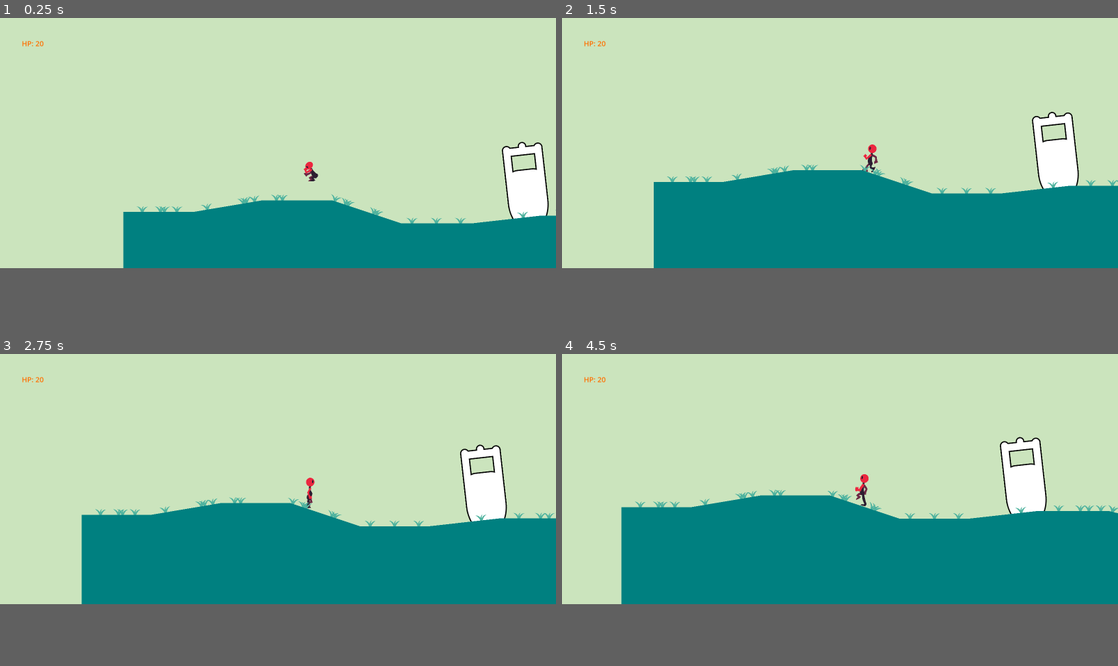
Above: before the commit, frames 1-4 (two rows, left to right).
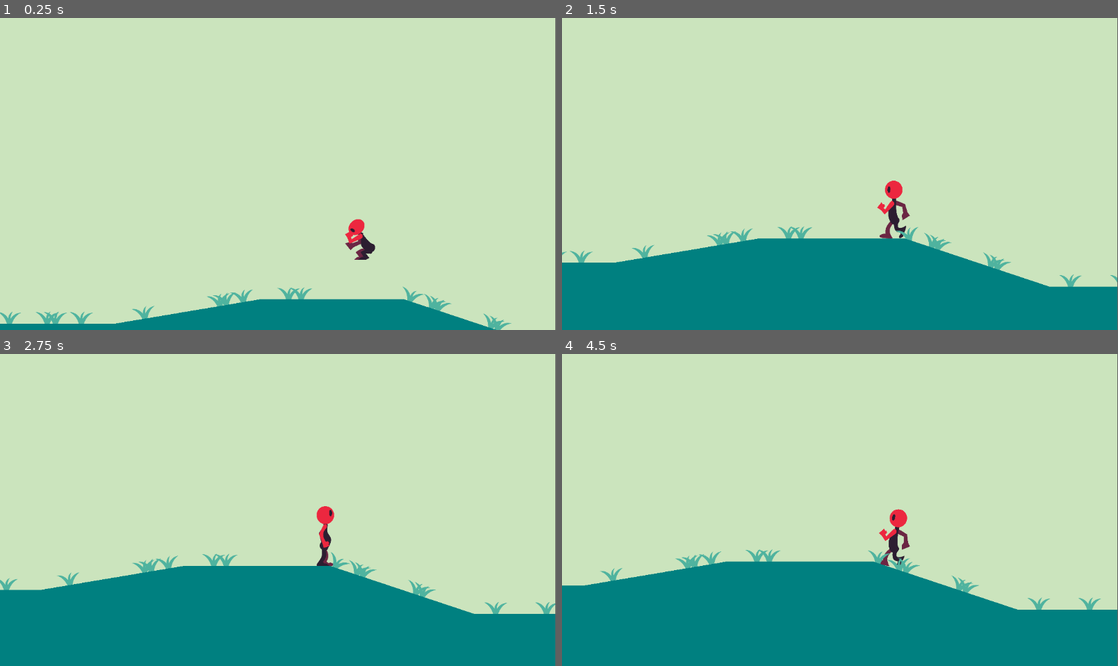
Above: after the commit, the same moments.

Repository: kir-55/TheArmheide
Game: Godot game, scene res://Scenes/Game.tscn
Two runs of this game, one before a commit and one after it. Both use one fixed random seed, a clock stepped at 60 frames per second and the inputs below.
Inputs (mouse positions are in pixels of both pictures, inside the frame that each line leads up to):
- Up to frame 1 (0.25 s): no input
- Up to frame 2 (1.5 s): move the mouse to (962, 130) at 0.52 s; press the mouse at (962, 130) at 0.53 s; move the mouse to (728, 155) at 1.27 s; release the mouse at (728, 155) at 1.28 s; click (728, 155) at 1.35 s
- Up to frame 3 (2.75 s): move the mouse to (333, 422) at 2.02 s; press the mouse at (333, 422) at 2.03 s
- Up to frame 4 (4.5 s): move the mouse to (812, 528) at 2.77 s; release the mouse at (812, 528) at 2.78 s; click (812, 528) at 2.85 s; move the mouse to (1006, 516) at 3.52 s; press the mouse at (1006, 516) at 3.53 s; move the mouse to (673, 441) at 4.27 s; release the mouse at (673, 441) at 4.28 s; click (673, 441) at 4.35 s
In our replay, the window is 800x360 before the commit and 799x449 after it. These sizes can differ from the game's own. Grey fills any space a smaller window leaves; there, only what the larger window draws over its background counts as a difference.

The runs differ from the first frame. In frame 1, 22% of the frame differs, in the area x 0-100%, y 7-100%; in frame 2, 22%; in frame 3, 22%; in frame 4, 24%, in the area x 0-100%, y 7-82%.

Commit message:
Added main house menu prototype

Diff:
--- a/Scenes/Game.tscn
+++ b/Scenes/Game.tscn
@@ -1,7 +1,8 @@
-[gd_scene load_steps=12 format=3 uid="uid://b232mspaehrfk"]
+[gd_scene load_steps=13 format=3 uid="uid://b232mspaehrfk"]
 
 [ext_resource type="PackedScene" uid="uid://cly0k6aynga6o" path="res://Scenes/Player.tscn" id="2_ak363"]
 [ext_resource type="Script" path="res://Scripts/Camera.gd" id="3_6coef"]
+[ext_resource type="PackedScene" uid="uid://bd8akof5a011b" path="res://Scenes/Main House Menu/main_house_popup.tscn" id="4_tbdrp"]
 [ext_resource type="Shader" uid="uid://bdq6jcim2vtvq" path="res://line.tres" id="4_tcox1"]
 [ext_resource type="PackedScene" uid="uid://dou4shwlwq4ya" path="res://Scenes/grasss.tscn" id="5_dvx3f"]
 [ext_resource type="PackedScene" uid="uid://ba3si7esec1ox" path="res://Scenes/tower.tscn" id="6_4j0ad"]
@@ -29,6 +30,8 @@
 
 [node name="Camera2D" type="Camera2D" parent="." node_paths=PackedStringArray("target")]
 position = Vector2(2, 259)
+process_callback = 0
+position_smoothing_enabled = true
 script = ExtResource("3_6coef")
 target = NodePath("../Player")
 max_distance = Vector2(100, 50)
@@ -40,6 +43,21 @@
 offset_bottom = -386.0
 text = "sdfsdklfsldjflsd"
 label_settings = SubResource("LabelSettings_oh5qs")
+
+[node name="CanvasLayer" type="CanvasLayer" parent="Camera2D"]
+
+[node name="Menu" parent="Camera2D/CanvasLayer" instance=ExtResource("4_tbdrp")]
+anchors_preset = 8
+anchor_left = 0.5
+anchor_top = 0.5
+anchor_right = 0.5
+anchor_bottom = 0.5
+offset_left = 1.0
+offset_top = -143.0
+offset_right = 1.0
+offset_bottom = -143.0
+grow_horizontal = 2
+grow_vertical = 2
 
 [node name="Line2D" type="Line2D" parent="." node_paths=PackedStringArray("rs", "player")]
 z_index = 11
@@ -53,7 +71,7 @@
 main_house_prefab = ExtResource("8_us4v6")
 player = NodePath("../Player")
 village_start = 5
-village_end = 15
+village_end = 5
 
 [node name="StaticBody2D" type="StaticBody2D" parent="Line2D"]
 
--- /dev/null
+++ b/Scenes/Main House Menu/main_house_menu.tscn
@@ -0,0 +1,54 @@
+[gd_scene format=3 uid="uid://dto7gf217r7fk"]
+
+[node name="Main House Menu" type="Control"]
+layout_mode = 3
+anchors_preset = 15
+anchor_right = 1.0
+anchor_bottom = 1.0
+grow_horizontal = 2
+grow_vertical = 2
+
+[node name="TabContainer" type="TabContainer" parent="."]
+layout_mode = 1
+anchors_preset = 5
+anchor_left = 0.5
+anchor_right = 0.5
+offset_left = -366.0
+offset_top = 53.0
+offset_right = 367.0
+offset_bottom = 510.0
+grow_horizontal = 2
+tab_alignment = 1
+
+[node name="Citizens" type="TabBar" parent="TabContainer"]
+layout_mode = 2
+
+[node name="VBoxContainer" type="VBoxContainer" parent="TabContainer/Citizens"]
+layout_mode = 0
+offset_right = 734.0
+offset_bottom = 426.0
+
+[node name="Buildings" type="TabBar" parent="TabContainer"]
+visible = false
+layout_mode = 2
+
+[node name="VBoxContainer" type="VBoxContainer" parent="TabContainer/Buildings"]
+offset_right = 1152.0
+offset_bottom = 617.0
+
+[node name="Upgrades" type="TabBar" parent="TabContainer"]
+visible = false
+layout_mode = 2
+
+[node name="VBoxContainer" type="VBoxContainer" parent="TabContainer/Upgrades"]
+visible = false
+offset_right = 1152.0
+offset_bottom = 617.0
+
+[node name="Imports_Exports" type="TabBar" parent="TabContainer"]
+visible = false
+layout_mode = 2
+
+[node name="VBoxContainer" type="VBoxContainer" parent="TabContainer/Imports_Exports"]
+offset_right = 1152.0
+offset_bottom = 617.0
--- /dev/null
+++ b/Scenes/Main House Menu/main_house_popup.tscn
@@ -0,0 +1,31 @@
+[gd_scene load_steps=3 format=3 uid="uid://bd8akof5a011b"]
+
+[ext_resource type="Script" path="res://Scripts/main_house_menu.gd" id="1_2c4tt"]
+[ext_resource type="PackedScene" uid="uid://dto7gf217r7fk" path="res://Scenes/Main House Menu/main_house_menu.tscn" id="2_m6a2q"]
+
+[node name="Popup" type="Control"]
+layout_mode = 3
+anchors_preset = 0
+script = ExtResource("1_2c4tt")
+
+[node name="VBoxContainer" type="VBoxContainer" parent="."]
+layout_mode = 0
+offset_left = -46.0
+offset_top = -6.0
+offset_right = 53.0
+offset_bottom = 178.0
+alignment = 1
+
+[node name="Open Menu" type="Button" parent="VBoxContainer"]
+layout_mode = 2
+size_flags_horizontal = 4
+text = "Open menu"
+
+[node name="Main House Menu" parent="." instance=ExtResource("2_m6a2q")]
+layout_mode = 1
+offset_left = 1.0
+offset_top = -170.0
+offset_right = 1.0
+offset_bottom = -170.0
+
+[connection signal="pressed" from="VBoxContainer/Open Menu" to="." method="_on_open_menu_pressed"]
--- a/Scenes/grasss.tscn
+++ b/Scenes/grasss.tscn
@@ -1,7 +1,7 @@
 [gd_scene load_steps=3 format=3 uid="uid://dou4shwlwq4ya"]
 
 [ext_resource type="Texture2D" uid="uid://dma5cba6qs6tn" path="res://Images/Ellipse 2.png" id="1_8rsuo"]
-[ext_resource type="Script" path="res://grasss.gd" id="2_oih13"]
+[ext_resource type="Script" path="res://Scripts/grasss.gd" id="2_p6r8r"]
 
 [node name="Grasss" type="Sprite2D"]
 modulate = Color(0.309804, 0.701961, 0.623529, 1)
@@ -11,5 +11,5 @@
 scale = Vector2(0.36, 0.319036)
 texture = ExtResource("1_8rsuo")
 offset = Vector2(1.48401, -12.6766)
-script = ExtResource("2_oih13")
+script = ExtResource("2_p6r8r")
 rotation_speed = 0.2
--- a/Scenes/main_house.tscn
+++ b/Scenes/main_house.tscn
@@ -1,6 +1,10 @@
-[gd_scene load_steps=2 format=3 uid="uid://dmf8sf2rn0k64"]
+[gd_scene load_steps=4 format=3 uid="uid://dmf8sf2rn0k64"]
 
 [ext_resource type="Texture2D" uid="uid://b4fxafmak3svm" path="res://Images/Rectangle 4.png" id="1_qvh4k"]
+[ext_resource type="Script" path="res://Scripts/main_house.gd" id="2_ou7et"]
+
+[sub_resource type="RectangleShape2D" id="RectangleShape2D_lqet6"]
+size = Vector2(394.5, 349.5)
 
 [node name="MainHouse" type="Sprite2D"]
 z_index = -1
@@ -8,3 +12,14 @@
 position = Vector2(303, 374)
 texture = ExtResource("1_qvh4k")
 offset = Vector2(0, -118)
+
+[node name="Area2D" type="Area2D" parent="."]
+collision_mask = 2
+script = ExtResource("2_ou7et")
+
+[node name="CollisionShape2D" type="CollisionShape2D" parent="Area2D"]
+position = Vector2(-1.25, -117.75)
+shape = SubResource("RectangleShape2D_lqet6")
+
+[connection signal="body_entered" from="Area2D" to="Area2D" method="_on_body_entered"]
+[connection signal="body_exited" from="Area2D" to="Area2D" method="_on_body_exited"]
--- a/grasss.gd
+++ b/Scripts/grasss.gd
@@ -9,7 +9,6 @@
 
 func _process(delta):
 	if player != null:
-		print("there is the player")
 		var diff_x = player.position.x - global_position.x
 		if diff_x >= 0 and diff_x < max_distance and rotation > -deg_to_rad(max_angle):
 			rotation = lerp_angle(rotation, rotation - deg_to_rad(max_angle), rotation_speed)
--- /dev/null
+++ b/Scripts/main_house.gd
@@ -0,0 +1,11 @@
+extends Area2D
+
+@onready var menu = get_node("/root/Game/Camera2D/CanvasLayer/Menu")
+
+func _on_body_entered(body):
+	menu.open_popup()
+
+
+func _on_body_exited(body):
+	menu.close_popup()
+	menu.close_menu()
--- /dev/null
+++ b/Scripts/main_house_menu.gd
@@ -0,0 +1,25 @@
+extends Control
+
+@onready var openMenuButton = $"VBoxContainer/Open Menu"
+@onready var mainHouseMenu = $"Main House Menu"
+@onready var button = $VBoxContainer
+
+func _ready():
+	close_popup()
+	close_menu()
+
+func close_popup():
+	button.visible = false
+
+func close_menu():
+	mainHouseMenu.visible = false
+
+func open_popup():
+	button.visible = true
+
+func open_menu():
+	close_popup()
+	mainHouseMenu.visible = true
+
+func _on_open_menu_pressed():
+	open_menu()
--- a/project.godot
+++ b/project.godot
@@ -15,12 +15,6 @@
 config/features=PackedStringArray("4.2")
 boot_splash/bg_color=Color(0.0474108, 0.032039, 0.00847746, 1)
 config/icon="res://icon.png"
-
-[display]
-
-window/size/viewport_width=2400
-window/size/viewport_height=1080
-window/size/mode=2
 
 [gui]
 
